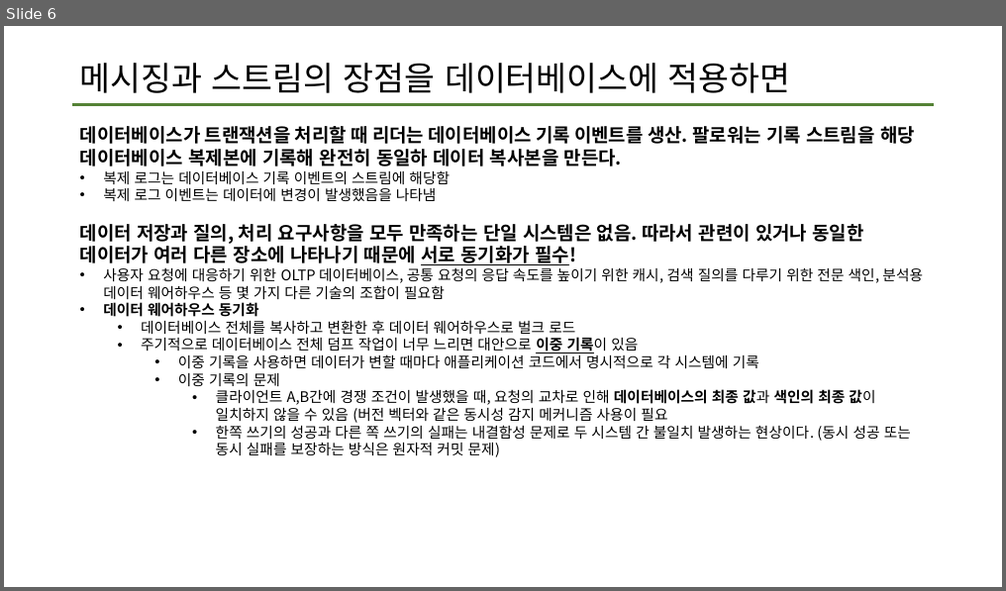
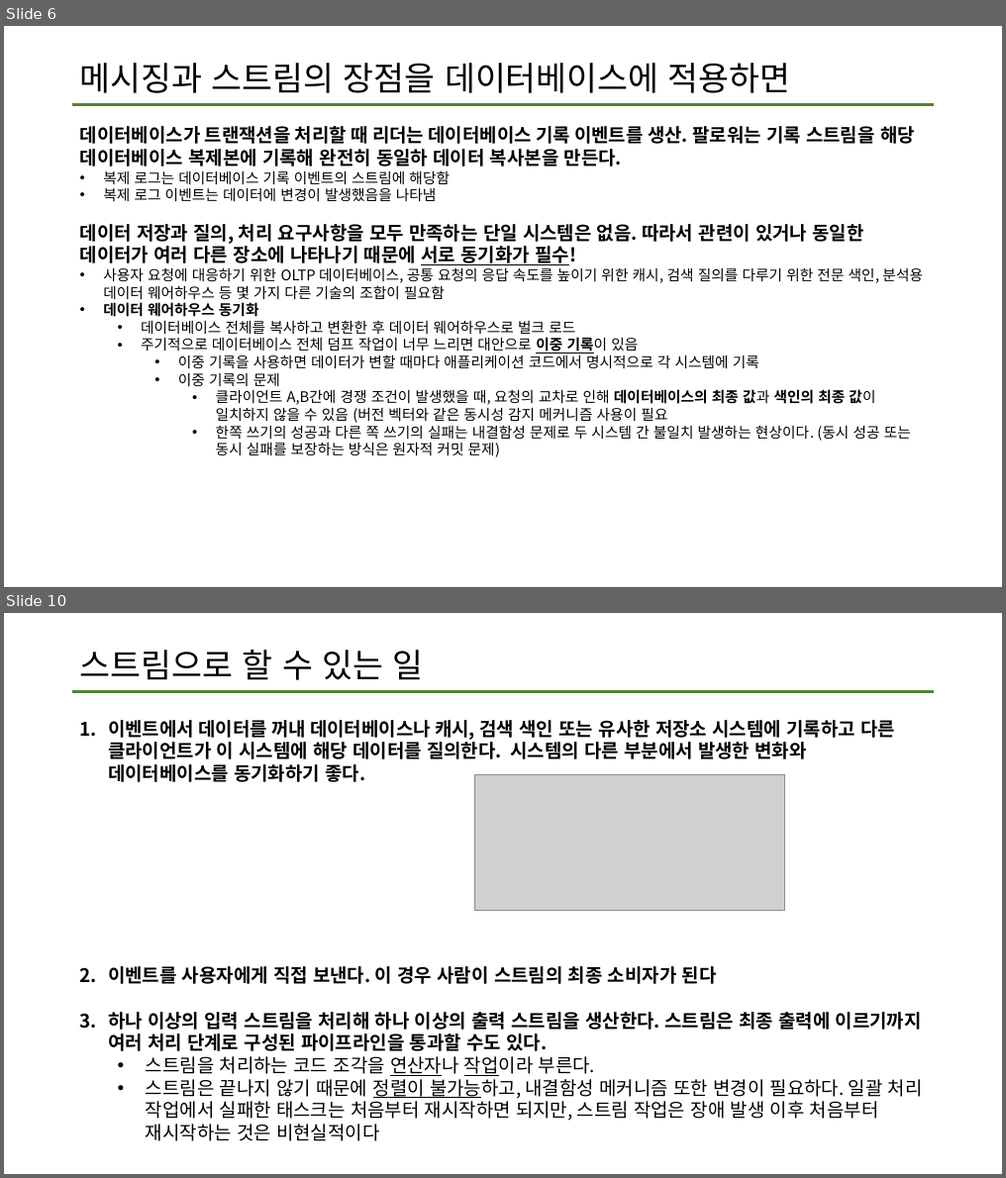
Before and after one commit to data-system-wiki/designing-data-intensive-applications, a slide deck: resources/chapter 11 summary.pptx. Shown one above the other, each under a label of ours: slide 6 before the commit, slides 6 and 10 after it; the slides between them are not shown. The pictures are 1006x591 and 1006x1178 pixels, drawn with LibreOffice and Linux fonts; fonts in the diff are those of the drawing; grey boxes stand for pictures. Boxes give left, top, right and bottom in pixels: in the first picture for what was removed or moved away, otherwise in the second. Text is boxed around its words. In the diff, an @@ line names an element or a change of style, - is before the commit and + after.

Commit message:
11장 마지막 업데이트
스트림처리에서 내결함성 문제를 해결하는 방법까지

```diff
--- a/resources/chapter 11 summary.pptx
+++ b/resources/chapter 11 summary.pptx
@@ slide 10 added at (4, 613, 1002, 1174), background #FFFFFF; not listed: 1 template element that a slide beside it also shows @@
@@ title added at (80, 650, 424, 680), 32 pt, text #000000 @@
+스트림으로 할 수 있는 일
@@ text added at (108, 720, 923, 1142), 18 pt, text #000000, bold @@
+1. 이벤트에서 데이터를 꺼내 데이터베이스나 캐시, 검색 색인 또는 유사한 저장소 시스템에 기록하고 다른 클라이언트가 이 시스템에 해당 데이터를 질의한다. 시스템의 다른 부분에서 발생한 변화와 데이터베이스를 동기화하기 좋다.
+2. 이벤트를 사용자에게 직접 보낸다. 이 경우 사람이 스트림의 최종 소비자가 된다
+3. 하나 이상의 입력 스트림을 처리해 하나 이상의 출력 스트림을 생산한다. 스트림은 최종 출력에 이르기까지 여러 처리 단계로 구성된 파이프라인을 통과할 수도 있다.
+  • 스트림을 처리하는 코드 조각을 연산자나 작업이라 부른다.
+  • 스트림은 끝나지 않기 때문에 정렬이 불가능하고, 내결함성 메커니즘 또한 변경이 필요하다. 일괄 처리 작업에서 실패한 태스크는 처음부터 재시작하면 되지만, 스트림 작업은 장애 발생 이후 처음부터 재시작하는 것은 비현실적이다
@@ picture added at (475, 774, 785, 910) @@
```
Also in this commit, not shown: 2 slides changed, 11 other slides added.
